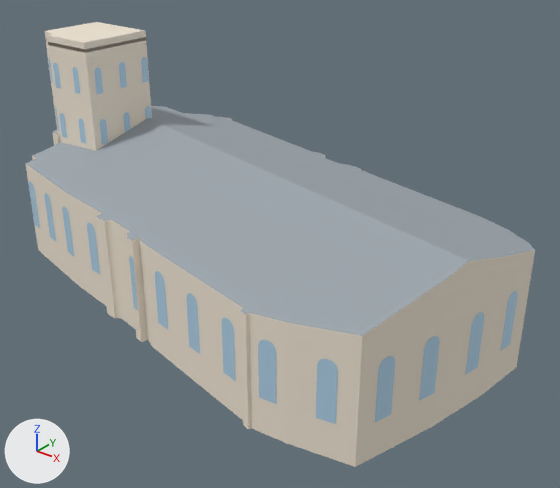
Before and after pictures for a commit that changed the glTF model collection/eglise-saint-germain-l-auxerrois/low.glb.
Rendered twice from a 50 mm camera at (67.7, -77.3, 57.1) aimed at (5.4, 0.6, 8.8). Arrows for +X, +Y and +Z are at lower left; the lights stay in place. The first picture is the older version.

The first picture shows 'roof', 'stone', 'window' and 1 more.
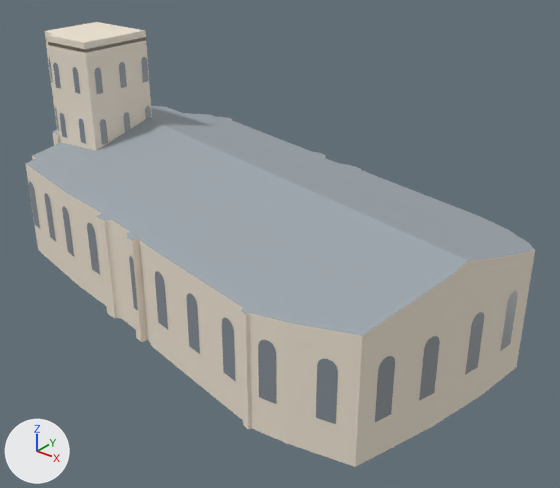
The edits, one by one:
Material 'window' (mat_window) changes colour from blue #a4c4d9 to blue #64798a; in linear values from (0.371, 0.552, 0.694) to (0.127, 0.191, 0.254).

Boxes [x1, y1, x2, y2] around the edits, measured in the pictures (560 x 488 px):
'window', recoloured
    both: [29, 57, 518, 424]
